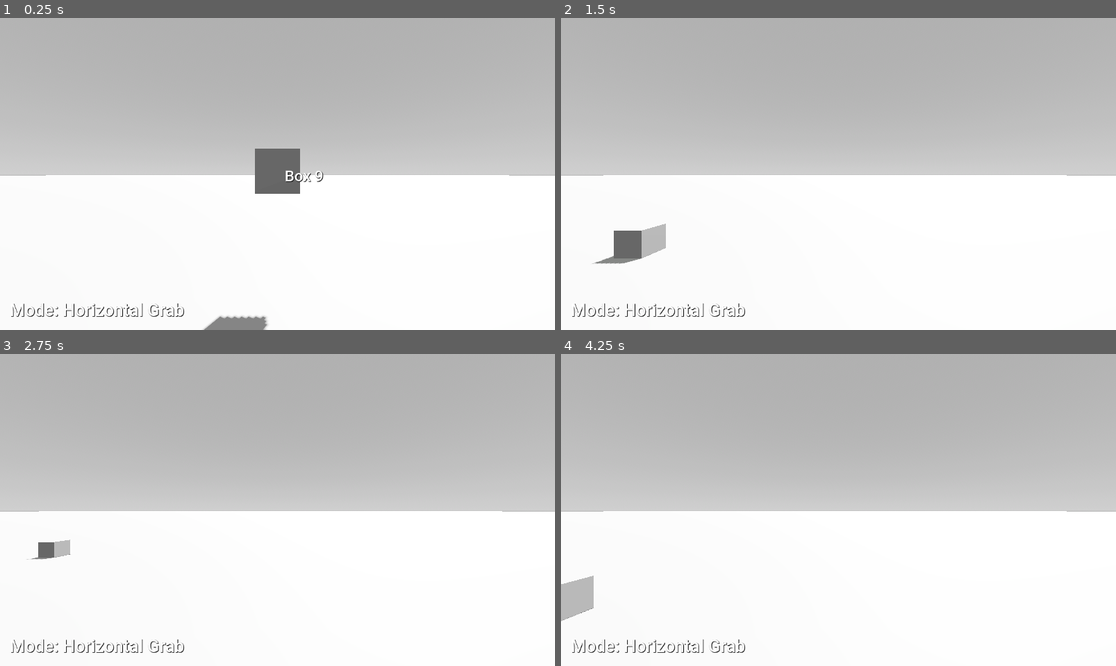
Above: before the commit, frames 1-4 (two rows, left to right).
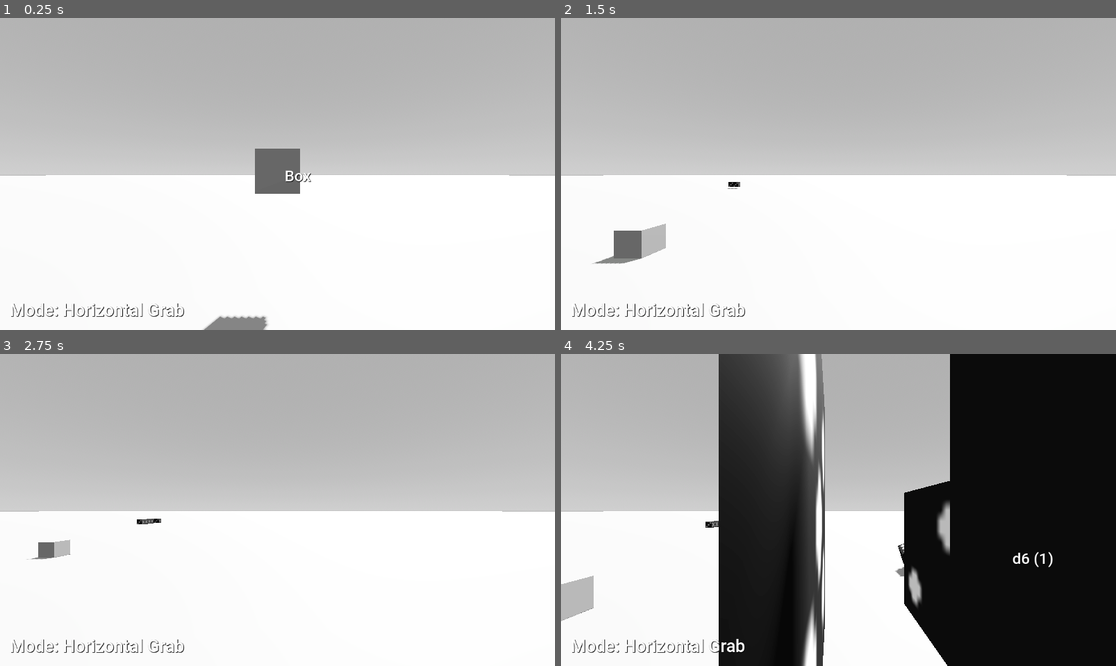
Above: after the commit, the same moments.

Repository: ktnlvr/table
Game: Godot game, scene res://scenes/base.tscn
Same seed, same stepped clock (60 frames per second), same inputs: the game is played once before the commit and once after it.
Inputs (mouse positions are in pixels of both pictures, inside the frame that each line leads up to):
- Up to frame 1 (0.25 s): no input
- Up to frame 2 (1.5 s): tap Enter (Toggle Lock Height) at 0.5 s; move the mouse to (960, 158) at 0.52 s; hold D (Right) 0.53-1.28 s; hold T 0.53-1.28 s; click (960, 158) at 0.67 s; move the mouse to (727, 189) at 1.27 s; hold S (Back) from 1.28 s (still down); tap Shift (Boost) at 1.35 s
- Up to frame 3 (2.75 s): tap T at 1.55 s; move the mouse to (333, 441) at 2.02 s; release S (Back) at 2.03 s; hold D (Right) from 2.03 s (still down); hold T from 2.03 s (still down); click (333, 441) at 2.1 s
- Up to frame 4 (4.25 s): move the mouse to (810, 572) at 2.77 s; release D (Right) at 2.78 s; release T at 2.78 s; hold W (Forward) 2.78-3.53 s; tap F (Freeze) at 2.85 s; click (810, 572) at 2.92 s; tap T at 3.05 s; move the mouse to (1005, 556) at 3.52 s; hold A (Left) from 3.53 s (still down); hold T from 3.53 s (still down); tap R (Reroll) at 3.6 s

The runs differ from the first frame. In frame 1, less than 0.1% of the frame differs, in the area x 56-59%, y 48-53%; in frame 2, less than 0.1%; in frame 3, less than 0.1%; in frame 4, 52%, in the area x 26-100%, y 0-100%.

Commit message:
Add dice

Diff:
--- /dev/null
+++ b/data/materials/d6.tres
@@ -0,0 +1,10 @@
+[gd_resource type="StandardMaterial3D" load_steps=2 format=3 uid="uid://b78eh5bme8ymi"]
+
+[ext_resource type="Texture2D" uid="uid://chpdpth3xmdg8" path="res://data/sprites/d6.png" id="1_ms8ev"]
+
+[resource]
+shading_mode = 2
+albedo_texture = ExtResource("1_ms8ev")
+heightmap_scale = -6.22
+grow_amount = 0.213
+proximity_fade_distance = 2.0
--- /dev/null
+++ b/data/miniatures/D6.tres
@@ -0,0 +1,21 @@
+[gd_resource type="Resource" script_class="Miniature" load_steps=4 format=3 uid="uid://b6ts5l3pgjq5h"]
+
+[ext_resource type="ArrayMesh" uid="uid://bu0qjtc78527m" path="res://data/meshes/Dice.obj" id="1_55yvj"]
+[ext_resource type="Script" path="res://scripts/data/Miniature.gd" id="1_q6cks"]
+[ext_resource type="Material" uid="uid://b78eh5bme8ymi" path="res://data/materials/d6.tres" id="2_22m10"]
+
+[resource]
+script = ExtResource("1_q6cks")
+display_name = "d6"
+_mesh = ExtResource("1_55yvj")
+material = ExtResource("2_22m10")
+density = 1.0
+face_values = {
+0: 1,
+1: 1,
+3: 3,
+5: 2,
+7: 6,
+9: 5,
+11: 4
+}
--- a/data/miniatures/Teapot.tres
+++ b/data/miniatures/Teapot.tres
@@ -12,3 +12,4 @@
 display_name = "Utah Teapot"
 material = SubResource("StandardMaterial3D_oytmu")
 density = 1.0
+face_values = {}
--- a/scenes/prefabs/player.tscn
+++ b/scenes/prefabs/player.tscn
@@ -1,7 +1,7 @@
 [gd_scene load_steps=4 format=3 uid="uid://dlfkblp1gg5h4"]
 
 [ext_resource type="Script" path="res://scripts/controls/Flycam.gd" id="1_frclp"]
-[ext_resource type="Resource" uid="uid://c7v7qhq0k2ha7" path="res://data/miniatures/Teapot.tres" id="2_y24hh"]
+[ext_resource type="Resource" uid="uid://b6ts5l3pgjq5h" path="res://data/miniatures/D6.tres" id="2_vkcn1"]
 [ext_resource type="Theme" uid="uid://e58brej7v4r5" path="res://ui/main.tres" id="3_dw5ud"]
 
 [node name="Player" type="Node3D"]
@@ -9,7 +9,7 @@
 
 [node name="Camera" type="Camera3D" parent="."]
 script = ExtResource("1_frclp")
-active_miniature = ExtResource("2_y24hh")
+active_miniature = ExtResource("2_vkcn1")
 
 [node name="Canvas" type="CanvasLayer" parent="Camera"]
 
--- a/scripts/controls/Flycam.gd
+++ b/scripts/controls/Flycam.gd
@@ -172,6 +172,8 @@
 			_handle_poke_reroll(target)
 		if Input.is_action_just_pressed("Freeze"):
 			_handle_poke_freeze(target)
+		if Input.is_key_pressed(KEY_T):
+			active_miniature.instantiate(self, result['position'] + result['normal'])
 
 func _process(dt: float) -> void:
 	_update_status_text()
--- a/scripts/data/Miniature.gd
+++ b/scripts/data/Miniature.gd
@@ -9,9 +9,15 @@
 var _cached_mesh: ArrayMesh
 var _cached_shape: ConvexPolygonShape3D = null
 var _cached_volume: float = INF
+var _cached_deduced_face_values: Dictionary
 
 func resolve_face_value(idx: int):
-	return face_values.get(idx)
+	deduce_faces_values()
+
+	var ret = face_values.get(idx)
+	if ret:
+		return ret
+	return _cached_deduced_face_values.get(idx)
 
 func shape() -> ConvexPolygonShape3D:
 	if not _cached_shape:
@@ -23,9 +29,12 @@
 
 func mesh() -> ArrayMesh:
 	if not _cached_mesh:
-		var arr_mesh = ArrayMesh.new()
-		arr_mesh.add_surface_from_arrays(Mesh.PRIMITIVE_TRIANGLES, _mesh.get_mesh_arrays())
-		_cached_mesh = arr_mesh
+		if _mesh is not ArrayMesh:
+			var arr_mesh = ArrayMesh.new()
+			arr_mesh.add_surface_from_arrays(Mesh.PRIMITIVE_TRIANGLES, _mesh.get_mesh_arrays())
+			_cached_mesh = arr_mesh
+		else:
+			_cached_mesh = _mesh
 	return _cached_mesh
 
 func volume() -> float:
@@ -44,6 +53,24 @@
 func mass() -> float:
 	return volume() * density
 
+func deduce_faces_values():
+	if not _cached_deduced_face_values.is_empty():
+		return
+
+	var mesh_data = MeshDataTool.new()
+	mesh_data.create_from_surface(mesh(), 0)
+
+	for face in range(mesh_data.get_face_count()):
+		var min_idx = -1
+		var min_dot = INF
+		for valued_face_idx in face_values:
+			var normal = mesh_data.get_face_normal(valued_face_idx)
+			var dot = normal.dot(mesh_data.get_face_normal(face))
+			if dot < min_dot:
+				min_dot = dot
+				min_idx = valued_face_idx
+		_cached_deduced_face_values[face] = face_values[min_idx]
+
 func instantiate(instantiator: Node3D, at: Vector3) -> Node3D:
 	var rb = RigidBody3D.new()
 	instantiator.get_tree().root.add_child(rb)
@@ -54,7 +81,7 @@
 	rb.mass = mass()
 
 	var csg_mesh = CSGMesh3D.new()
-	csg_mesh.mesh = mesh
+	csg_mesh.mesh = mesh()
 	if material != null:
 		csg_mesh.material = material
 	rb.add_child(csg_mesh)
--- a/scripts/interactions/InteractibleMiniature.gd
+++ b/scripts/interactions/InteractibleMiniature.gd
@@ -5,28 +5,28 @@
 @export var _collider: CollisionShape3D
 @export var _miniature: Miniature
 
-var _upmost_face = null
+func top_face():
+	var mesh_data = MeshDataTool.new()
+	mesh_data.create_from_surface(_miniature.mesh(), 0)
 
-func upmost_face():
-	if _upmost_face == null:
-		var mesh_data = MeshDataTool.new()
-		mesh_data.create_from_surface(_miniature.mesh(), 0)
-
-		var max_idx = -1
-		var max_dot = -INF
-		for face in range(mesh_data.get_face_count()):
-			var normal = self.transform.translated(-self.global_position) * mesh_data.get_face_normal(face)
-			var dot = Vector3.UP.dot(normal)
-			if dot >= max_dot:
-				max_dot = dot
-				max_idx = face
-		if max_idx == -1:
-			return null
-		return max_idx
-	return _upmost_face
+	var max_idx = -1
+	var max_dot = -INF
+	for face in range(mesh_data.get_face_count()):
+		var normal = self.transform.translated(-self.global_position) * mesh_data.get_face_normal(face)
+		var dot = Vector3.UP.dot(normal)
+		if dot >= max_dot:
+			max_dot = dot
+			max_idx = face
+	if max_idx == -1:
+		return null
+	return max_idx
 
 func display_name() -> String:
-	return _miniature.display_name + ' ' + str(upmost_face())
+	if _miniature.face_values:
+		var top_face = top_face()
+		var face_value = _miniature.resolve_face_value(top_face())
+		return _miniature.display_name + ' (' + str(face_value) + ')'
+	return _miniature.display_name
 
 func miniature() -> Miniature:
 	return _miniature
@@ -36,15 +36,3 @@
 
 func mesh() -> CSGMesh3D:
 	return _mesh
-
-func _ready()->void:
-	connect("sleeping_state_changed", self._on_sleeping_state)
-
-func _process(dt):
-	upmost_face()
-
-func _on_sleeping_state():
-	if self.sleeping:
-		_upmost_face = upmost_face()
-	else:
-		_upmost_face = null
Not shown, added: data/meshes/Dice.obj
Not shown, added: data/meshes/Dice.obj.import
Binary file added: data/sprites/d6.png
Not shown, added: data/sprites/d6.png.import
